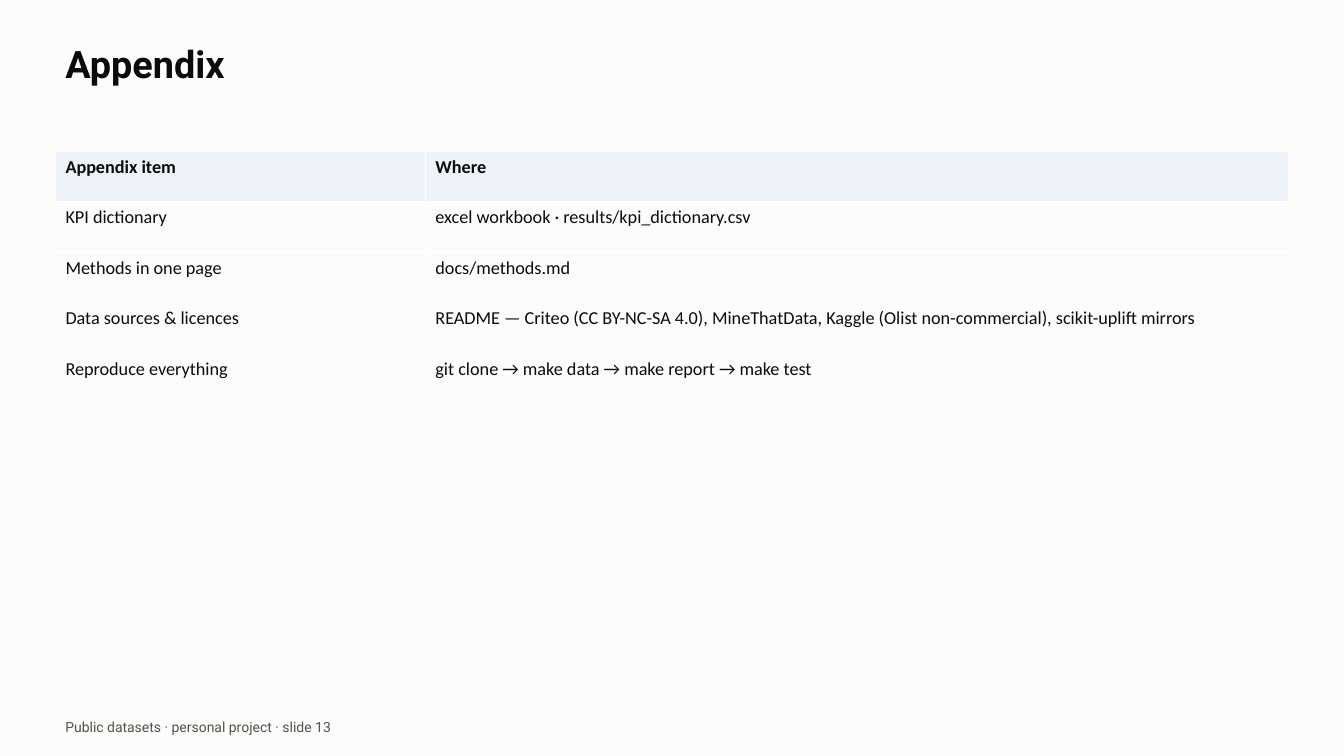
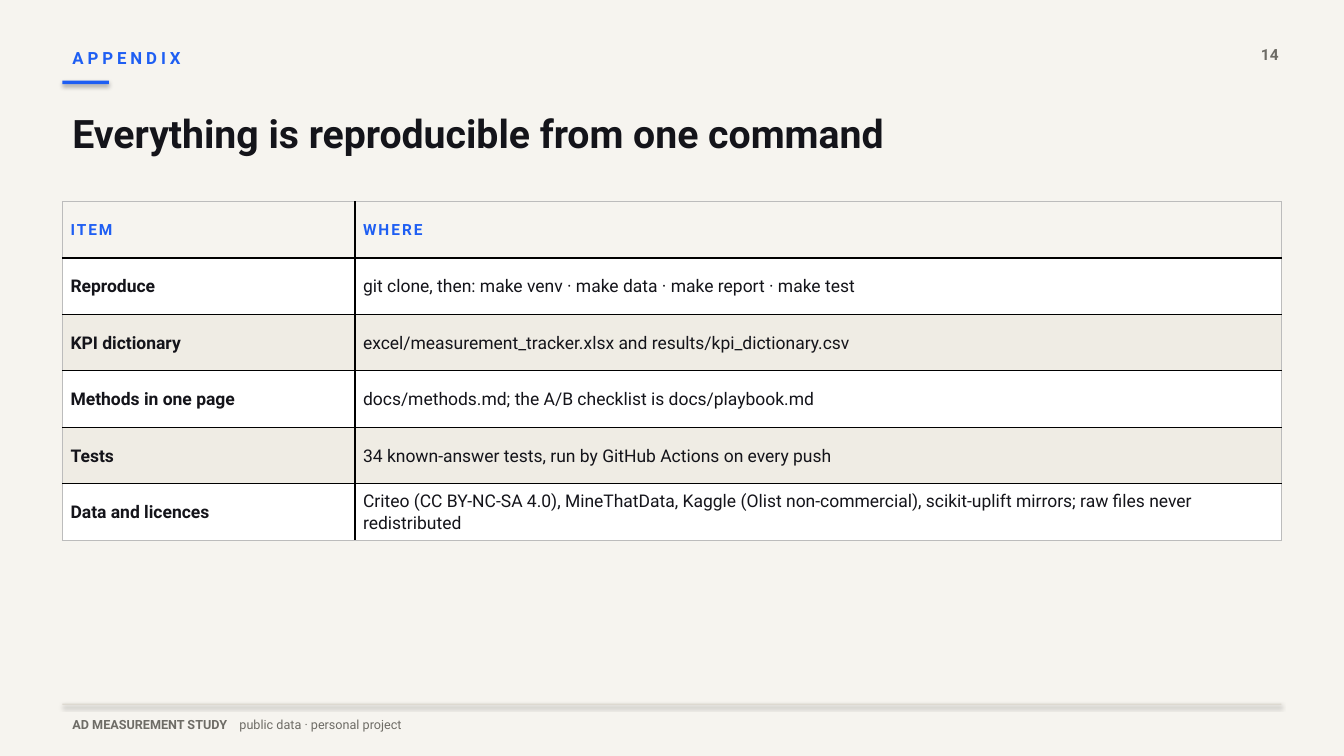
Before and after one commit to VikramVarkoor/Ad-Measurement-Study, a slide deck: slide 14 of deck/ad_measurement_deck.pptx (slide 13 before the commit). Drawn at 1344x756 pixels with LibreOffice and Linux fonts; fonts in the diff are those of the drawing. Boxes give left, top, right and bottom in pixels: in the first picture for what was removed or moved away, otherwise in the second. Text is boxed around its words. In the diff, an @@ line names an element or a change of style, - is before the commit and + after.

```diff
--- a/deck/ad_measurement_deck.pptx
+++ b/deck/ad_measurement_deck.pptx
@@ background #FCFCFB to #F6F4EF @@
@@ text at <box>72,52,180,64</box>: text changed; size 27 to 12 pt; text colour #0B0B0B to #1E5EF3 @@
-Appendix
+APPENDIX
@@ text added at <box>1261,49,1279,60</box>, 11 pt, text #6E6C66, bold @@
+14
@@ rectangle added at <box>63,81,109,85</box>, fill #1E5EF3 @@
@@ text added at <box>72,118,883,157</box>, 28 pt, text #14141A, bold @@
+Everything is reproducible from one command
@@ table at <box>63,202,1281,540</box> @@
-row 1: Appendix item | Where
-row 2: KPI dictionary | excel workbook · results/kpi_dictionary.csv
-row 3: Methods in one page | docs/methods.md
-row 4: Data sources & licences | README — Criteo (CC BY-NC-SA 4.0), MineThatData, Kaggle (Olist non-commercial), scikit-uplift mirrors
-row 5: Reproduce everything | git clone → make data → make report → make test
+row 1: ITEM | WHERE
+row 2: Reproduce | git clone, then: make venv · make data · make report · make test
+row 3: KPI dictionary | excel/measurement_tracker.xlsx and results/kpi_dictionary.csv
+row 4: Methods in one page | docs/methods.md; the A/B checklist is docs/playbook.md
+row 5: Tests | 34 known-answer tests, run by GitHub Actions on every push
+row 6: Data and licences | Criteo (CC BY-NC-SA 4.0), MineThatData, Kaggle (Olist non-commercial), scikit-uplift mirrors; raw files never redistributed
@@ table: place and size @@
-table at <box>55,151,1289,403</box>
+table at <box>63,202,1281,540</box>
@@ rectangle added at <box>63,704,1281,705</box>, fill #DDD9D0 @@
@@ text at <box>72,719,402,732</box>: text changed; size 10 to 9 pt; text colour #52514E to #6E6C66 @@
-Public datasets · personal project · slide 13
+AD MEASUREMENT STUDY public data · personal project
```
Also in this commit, not shown: 3 other slides changed, 10 slides added, 9 slides removed, 27 other files.
